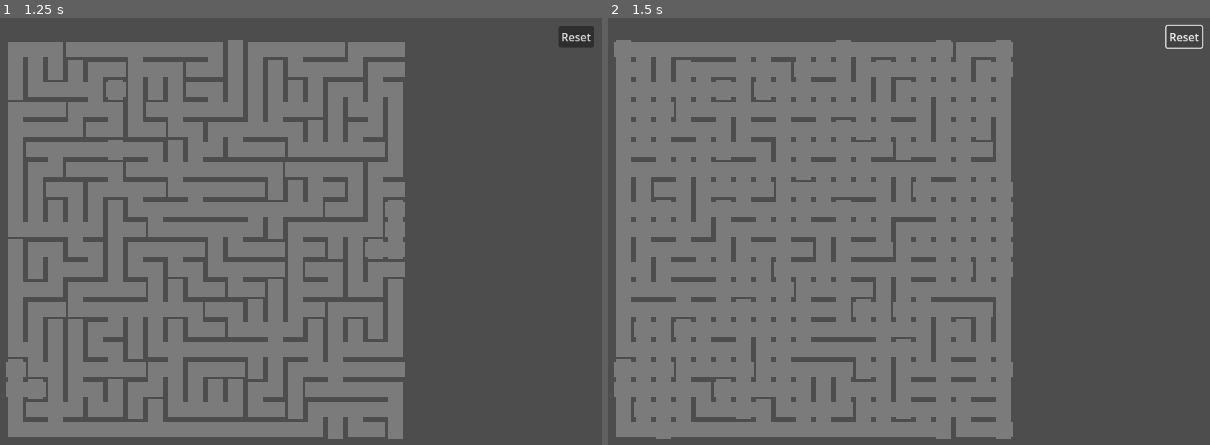
Above: before the commit, frames 1-2 (left to right).
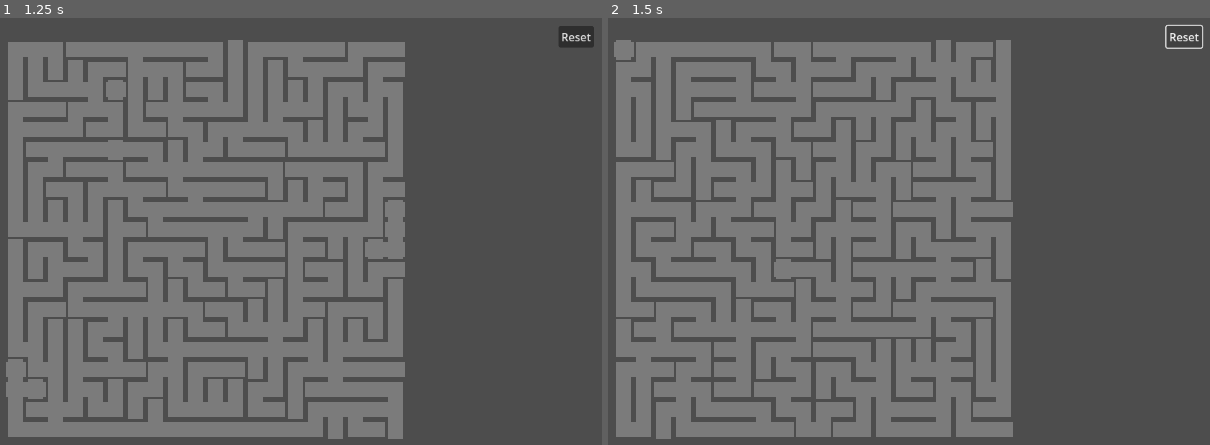
Above: after the commit, the same moments.

Repository: wangbinyq/prototypes
Game: Godot game, scene res://maze2/maze_game.tscn
Same seed, same stepped clock (60 frames per second), same inputs: the game is played once before the commit and once after it.
Inputs (mouse positions are in pixels of both pictures, inside the frame that each line leads up to):
- Up to frame 1 (1.25 s): tap Enter (ui_accept) at 0.5, 0.77 s; move the mouse to (379, 218) at 0.52 s; hold Right (ui_right) from 0.53 s (still down); click (379, 218) at 0.67 s
- Up to frame 2 (1.5 s): release Right (ui_right) at 1.25 s; click "Reset" at 1.25 s

Frame 1 is identical in both runs. In frame 2, 5.5% of the frame differs, in the area x 0-68%, y 5-99%.

Commit message:
feat(maze): clear visualization before regenerating maze
This ensures that the maze visualization is properly reset before a new maze is generated, preventing visual artifacts from previous mazes.

Diff:
--- a/maze2/game.gd
+++ b/maze2/game.gd
@@ -9,6 +9,7 @@
 func _ready() -> void:
 	maze = Maze.new(maze_size)
 	maze.generate(pick_last_probability)
+	visualization.clear()
 	visualization.visualize(maze)
 
 func _on_reset_pressed() -> void:
--- a/maze2/maze_visualization.gd
+++ b/maze2/maze_visualization.gd
@@ -26,3 +26,7 @@
 		return t_junction
 	else:
 		return x_junction
+
+func clear():
+	for child in get_children():
+		child.queue_free()
